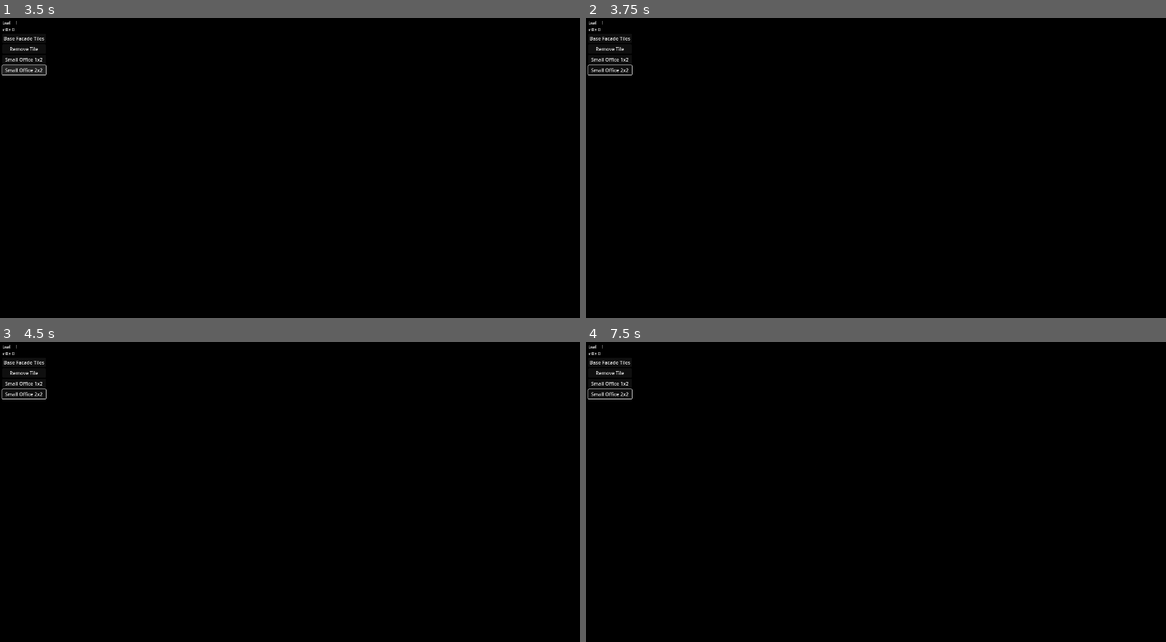
Above: before the commit, frames 1-4 (two rows, left to right).
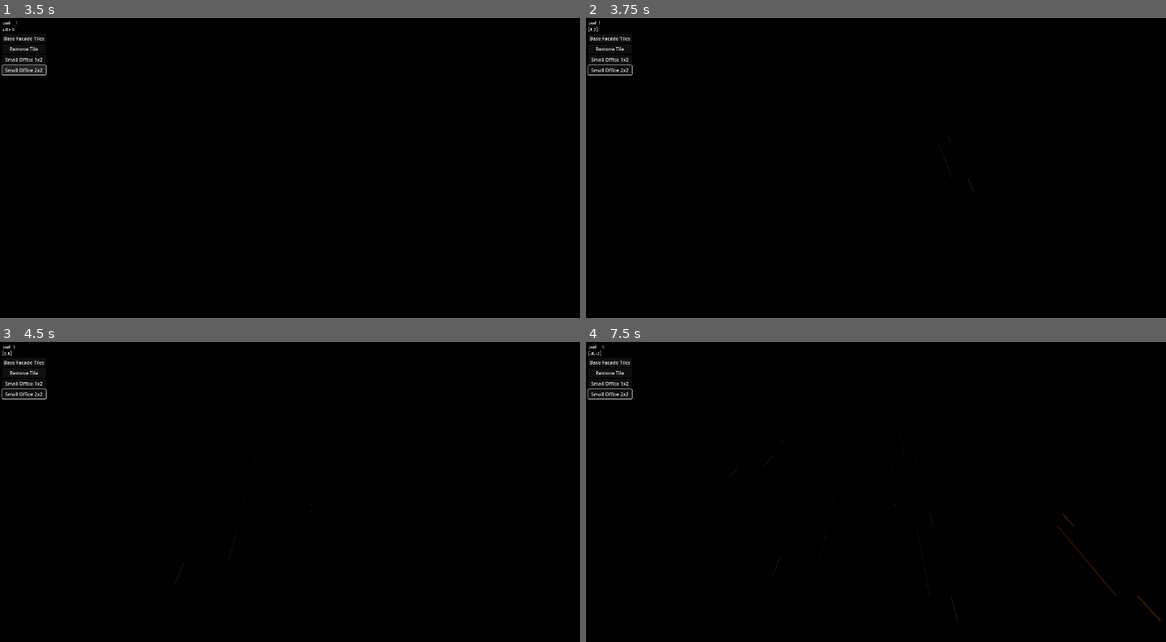
Above: after the commit, the same moments.

Repository: newnoiseworks/TowerStory
Game: Godot game, scene res://Scenes/building/building.tscn
Same seed, same stepped clock (60 frames per second), same inputs: the game is played once before the commit and once after it.
Inputs (mouse positions are in pixels of both pictures, inside the frame that each line leads up to):
- Up to frame 1 (3.5 s): click "Base Facade Tiles" at 0.5 s; click "Remove Tile" at 1.25 s; click "Small Office 1x2" at 2 s; click "Small Office 2x2" at 2.75 s
- Up to frame 2 (3.75 s): tap Enter at 3.5 s; move the mouse to (1003, 165) at 3.52 s; hold D (move_right) from 3.53 s (still down); hold F (facade_swap) from 3.53 s (still down); click (1003, 165) at 3.67 s
- Up to frame 3 (4.5 s): release D (move_right) at 4.25 s; release F (facade_swap) at 4.25 s; tap Space at 4.25 s; drag from (174, 522) to (261, 570) at 4.27 s
- Up to frame 4 (7.5 s): tap Enter at 5, 6.5 s; move the mouse to (934, 432) at 5.02 s; hold D (move_right) 5.03-5.75 s; hold Middle mouse button (third_button) 5.03-5.75 s; tap Space at 5.75 s; drag from (847, 570) to (702, 456) at 5.77 s; move the mouse to (1050, 555) at 6.52 s; hold A (move_left) 6.53-7.25 s; tap Mouse wheel down (zoom_out) at 6.6 s; drag from (702, 456) to (789, 423) at 7.27 s

Frame 1 is identical in both runs. In frame 2, less than 0.1% of the frame differs, in the area x 0-67%, y 0-58%; in frame 3, less than 0.1%; in frame 4, 0.2%, in the area x 0-100%, y 0-94%.
Error before the commit: Parse Error: Invalid argument for "connect()" function: argument 2 should be "Callable" but is "res://scenes/building/building.gd". (res://scenes/building/buil…
Error after the commit: Invalid assignment of property or key 'material_override' with value of type 'ShaderMaterial' on a base object of type 'null instance'. (res://scenes/floor/bot…

Commit message:
adjusts signal

Diff:
--- a/Scenes/building/building.gd
+++ b/Scenes/building/building.gd
@@ -189,8 +189,10 @@
 	current_floor.draw_floor()
 	var _c = current_floor.connect(
 		"input_event",
-		self,
-		"_on_floor_input_event"
+		Callable(
+			self,
+			"_on_floor_input_event"
+		)
 	)
 	current_floor.input_ray_pickable = true
 
